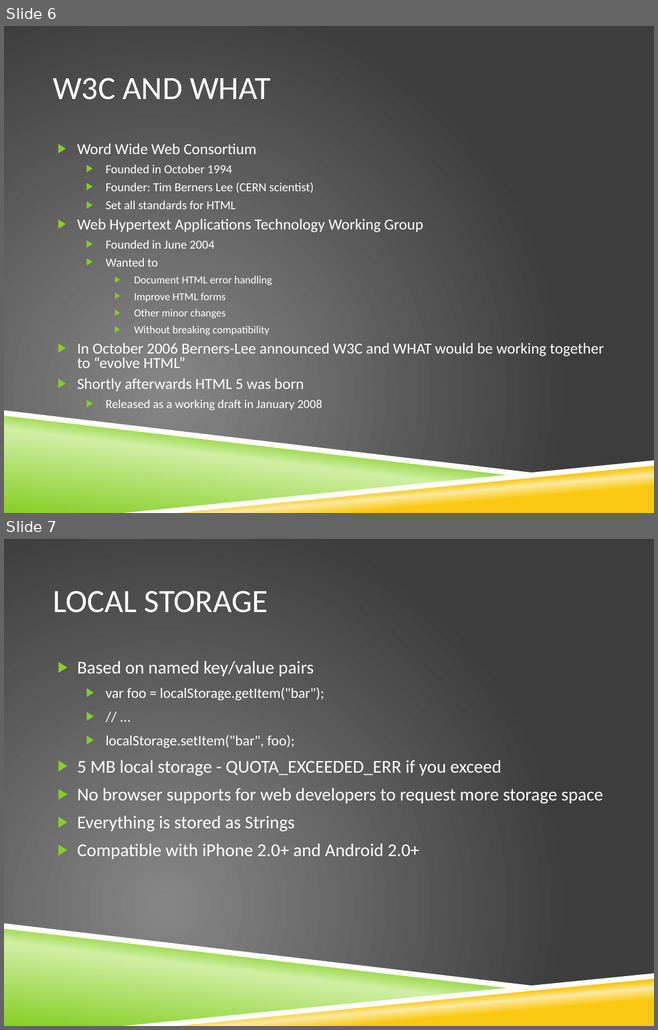
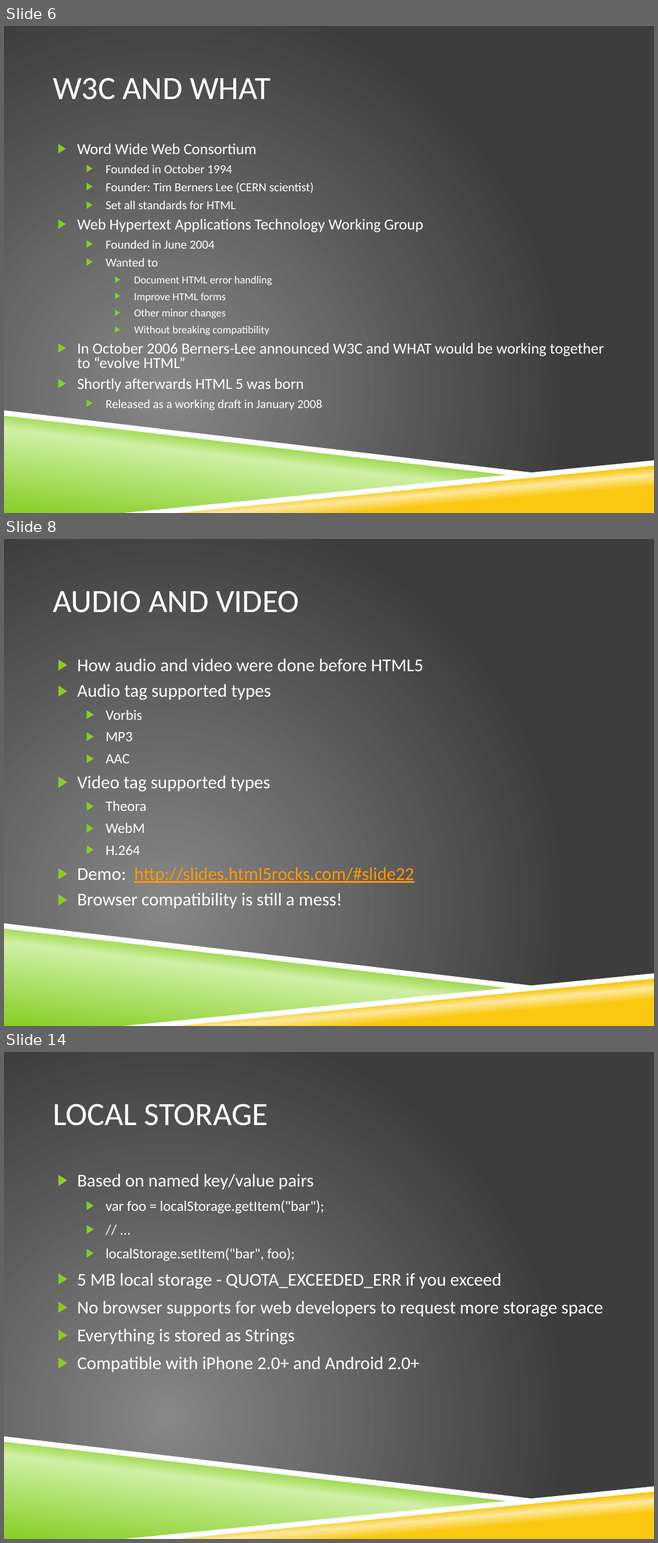
Before and after one commit to richardallred/523RPG, a slide deck: HTML 5.pptx. Shown one above the other, each under a label of ours: slides 6 and 7 before the commit, slides 6, 8 and 14 after it; the slides between them are not shown. The pictures are 658x1030 and 658x1543 pixels, drawn with LibreOffice and Linux fonts; fonts in the diff are those of the drawing; background and template pictures are left out. Boxes give left, top, right and bottom in pixels: in the first picture for what was removed or moved away, otherwise in the second. Text is boxed around its words. In the diff, an @@ line names an element or a change of style, - is before the commit and + after.

```diff
--- a/HTML 5.pptx
+++ b/HTML 5.pptx
@@ slide 8 added at (4, 539, 654, 1026), background picture (left out); not listed: 4 template elements that a slide beside it also shows @@
@@ title added at (53, 591, 299, 613), 36 pt, text #FFFFFF @@
+AUDIO AND VIDEO
@@ text added at (77, 658, 423, 908), 20 pt, text #FFFFFF @@
+▶ How audio and video were done before HTML5
+▶ Audio tag supported types
+  ▶ Vorbis
+  ▶ MP3
+  ▶ AAC
+▶ Video tag supported types
+  ▶ Theora
+  ▶ WebM
+  ▶ H.264
+▶ Demo: http://slides.html5rocks.com/#slide22
+▶ Browser compatibility is still a mess!
@@ what was slide 7 is now slide 14 @@
```
Also in this commit, not shown: 6 other slides added.
